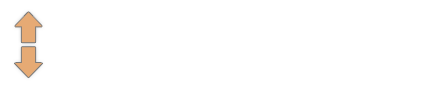
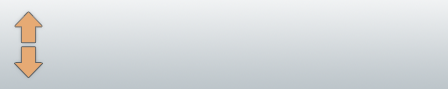
Layered file, before and after one edit (448px x 89px). Changes by layer:
showed "Background copy" over [0,0,448,89]
